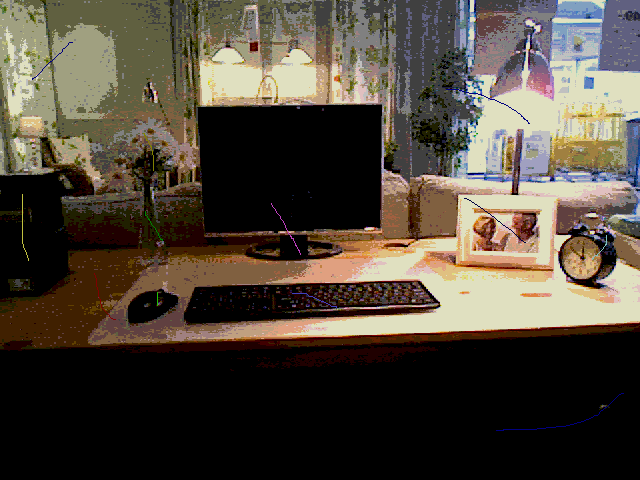
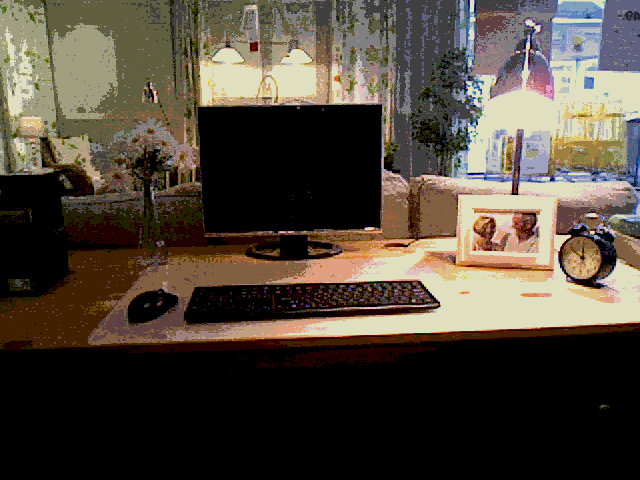
Layers edited between the first and the second (640, 480) image:
removed layer "Layer #1" over bbox(22, 42, 624, 431)
